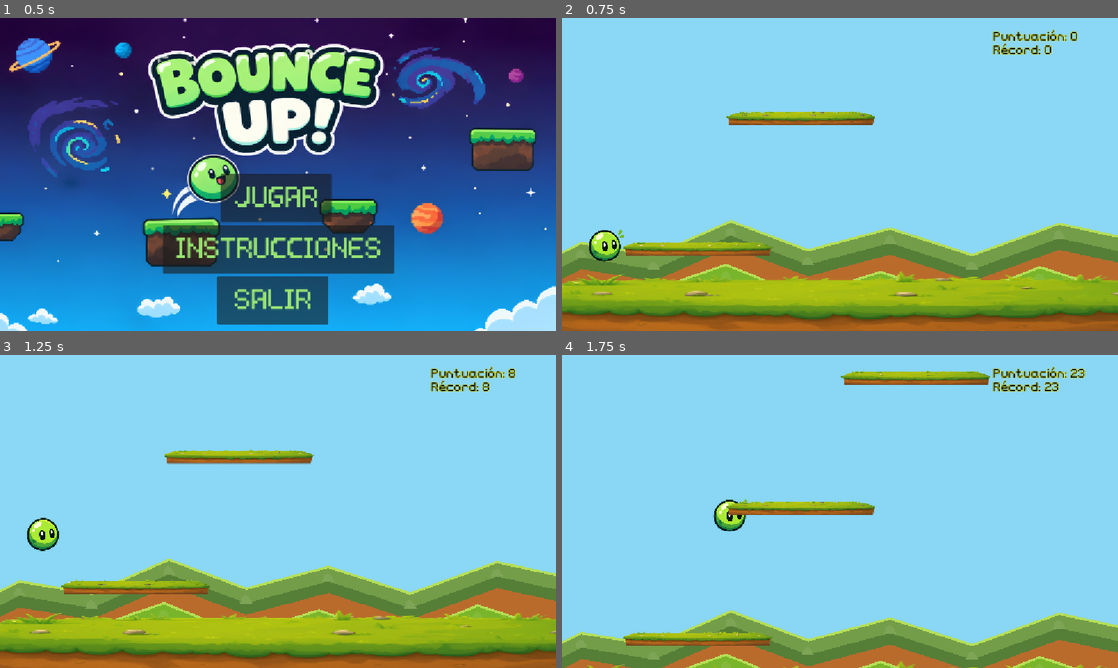
Above: before the commit, frames 1-4 (two rows, left to right).
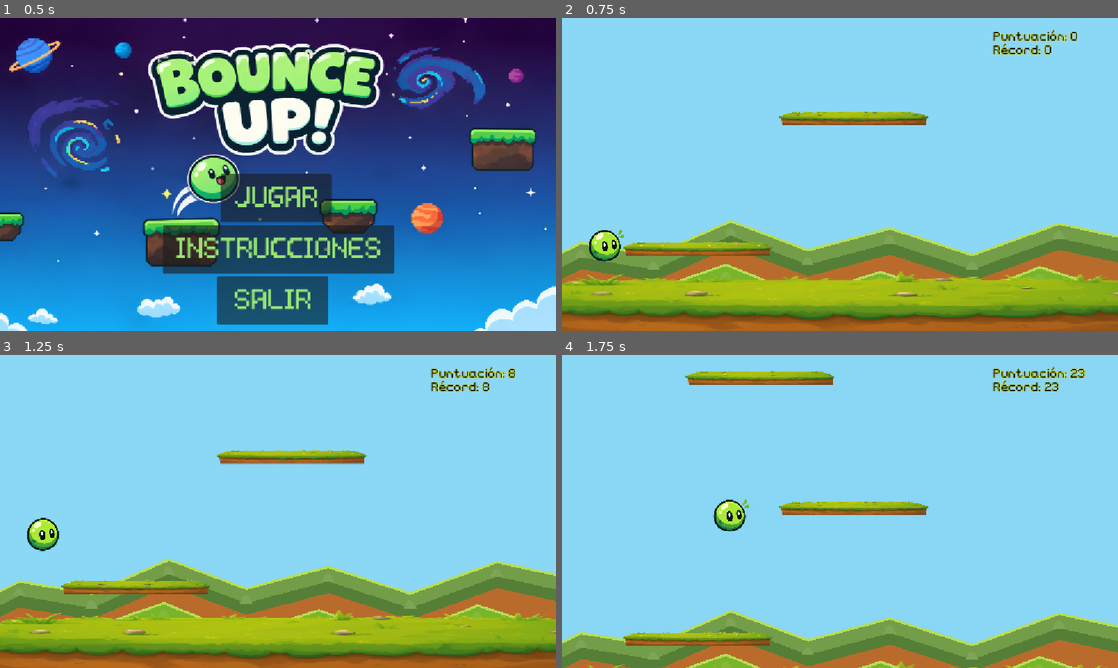
Above: after the commit, the same moments.

Repository: Miranda-511/Bounce-Up-
Game: Godot game, scene res://escenas/menu.tscn
The game is run twice, just before and just after one commit, with the same random seed, the same clock (stepped at 60 frames per second) and the same inputs.
Inputs:
- Up to frame 1 (0.5 s): no input
- Up to frame 2 (0.75 s): click "JUGAR" at 0.5 s
- Up to frame 3 (1.25 s): no input
- Up to frame 4 (1.75 s): hold Right (ui_right) from 1.28 s (still down)

Frame 1 is identical in both runs. In frame 2, 1.1% of the frame differs, in the area x 29-66%, y 29-35%; in frame 3, 1.1%; in frame 4, 3.3%, in the area x 22-77%, y 4-52%.

Commit message:
recuperación del generador, cambio de nombre de platformgenerator a automaticgenerator

Diff:
--- a/escenas/main.tscn
+++ b/escenas/main.tscn
@@ -3,9 +3,206 @@
 [ext_resource type="PackedScene" uid="uid://cfsn8nl7xmay2" path="res://escenas/player.tscn" id="1_jumxm"]
 [ext_resource type="PackedScene" uid="uid://bdaevce65k24h" path="res://escenas/background.tscn" id="2_26pgj"]
 [ext_resource type="PackedScene" uid="uid://bqijyx2j6xcjs" path="res://escenas/floor.tscn" id="3_dkga6"]
-[ext_resource type="Script" uid="uid://b1j42va45lk7k" path="res://scripts/platformgenerator.gd" id="4_68mvh"]
 [ext_resource type="FontFile" uid="uid://c4a6oj1d3qow6" path="res://font/lower-pixel.regular.otf" id="6_a8p2b"]
 [ext_resource type="AudioStream" uid="uid://c847wwhkogxee" path="res://sound/the_mountain-retro-game-593063.mp3" id="10_dg7ii"]
+
+[sub_resource type="GDScript" id="GDScript_dkga6"]
+script/source = "extends Node2D
+
+const PLATFORM_SCENE = preload(\"res://escenas/platform.tscn\")
+const ROCK_PLATFORM_SCENE = preload(\"res://escenas/platform_rock.tscn\")
+const ALIEN_SCENE = preload(\"res://escenas/alien.tscn\")
+
+# DIFICULTAD
+const VERTICAL_GAP = 270.0
+const MIN_HORIZONTAL_STEP = 140.0
+const MAX_HORIZONTAL_STEP = 420.0
+const GENERATE_AHEAD = 900.0
+
+# PLATAFORMA
+const PLATFORM_CENTER_X = 932.125
+const PLATFORM_TOP_OFFSET_Y = 481.0
+const PLATFORM_HALF_WIDTH = 140.0
+
+# POSICIÓN INICIAL
+const FLOOR_TOP_Y = 582.5
+const FIRST_PLATFORM_ABOVE_FLOOR = 110.0
+const FIRST_PLATFORM_HORIZONTAL_OFFSET = 200.0
+
+# ALTURA EN LA QUE COMIENZAN LAS PLATAFORMAS ROCOSAS
+const ROCK_START_HEIGHT = 20000.0
+
+# ALIENS
+const ALIEN_START_HEIGHT = 20000.0
+const ALIEN_VERTICAL_GAP = 810.0
+
+@onready var main: Node2D = get_parent()
+
+var player: CharacterBody2D
+var start_y: float
+var next_platform_y: float
+var last_center_x: float
+var next_alien_y: float
+
+var recent_positions: Array[float] = []
+
+func _ready():
+
+	for child in main.get_children():
+		if child is CharacterBody2D:
+			player = child
+			break
+
+	if player == null:
+		push_error(\"No se encontró al jugador.\")
+		set_process(false)
+		return
+
+	start_y = player.global_position.y
+
+	var screen_width = get_viewport_rect().size.x
+
+	last_center_x = clamp(
+		player.global_position.x + 104.6 + FIRST_PLATFORM_HORIZONTAL_OFFSET,
+		PLATFORM_HALF_WIDTH,
+		screen_width - PLATFORM_HALF_WIDTH
+	)
+
+	recent_positions.append(last_center_x)
+
+	next_platform_y = FLOOR_TOP_Y - FIRST_PLATFORM_ABOVE_FLOOR
+
+	spawn_platform(last_center_x)
+
+	next_platform_y -= VERTICAL_GAP
+
+	# El primer alien aparecerá cuando lleguemos al espacio
+	next_alien_y = start_y - ALIEN_START_HEIGHT
+
+	generate_ahead()
+
+
+func _process(_delta):
+
+	if player == null:
+		return
+
+	generate_ahead()
+
+
+func generate_ahead():
+
+	while next_platform_y > player.global_position.y - GENERATE_AHEAD:
+		create_platform()
+
+	# Generar aliens solamente en el espacio
+	while next_alien_y > player.global_position.y - GENERATE_AHEAD:
+		create_alien()
+		next_alien_y -= ALIEN_VERTICAL_GAP
+
+
+func spawn_platform(center_x: float):
+
+	var height = start_y - next_platform_y
+
+	var new_platform
+
+	# ANTES DEL ESPACIO: TIERRA
+	# EN EL ESPACIO: ROCA
+	if height >= ROCK_START_HEIGHT:
+		new_platform = ROCK_PLATFORM_SCENE.instantiate()
+	else:
+		new_platform = PLATFORM_SCENE.instantiate()
+
+	new_platform.position = Vector2(
+		center_x - PLATFORM_CENTER_X,
+		next_platform_y - PLATFORM_TOP_OFFSET_Y
+	)
+
+	main.add_child.call_deferred(new_platform)
+
+
+func create_platform():
+
+	var screen_width = get_viewport_rect().size.x
+
+	var min_x = PLATFORM_HALF_WIDTH
+	var max_x = screen_width - PLATFORM_HALF_WIDTH
+
+	var possible_positions: Array[float] = []
+
+	for attempt in range(100):
+
+		var candidate = randf_range(min_x, max_x)
+
+		var distance = abs(candidate - last_center_x)
+
+		if distance < MIN_HORIZONTAL_STEP:
+			continue
+
+		if distance > MAX_HORIZONTAL_STEP:
+			continue
+
+		var repeated = false
+
+		for i in range(max(0, recent_positions.size() - 2)):
+
+			if abs(candidate - recent_positions[i]) < 170.0:
+				repeated = true
+				break
+
+		if not repeated:
+			possible_positions.append(candidate)
+
+	var new_x = last_center_x
+
+	if possible_positions.size() > 0:
+
+		new_x = possible_positions[
+			randi_range(0, possible_positions.size() - 1)
+		]
+
+	else:
+
+		var direction = -1.0 if randf() < 0.5 else 1.0
+
+		new_x = clamp(
+			last_center_x + direction * randf_range(180.0, 300.0),
+			min_x,
+			max_x
+		)
+
+	spawn_platform(new_x)
+
+	recent_positions.append(new_x)
+
+	if recent_positions.size() > 3:
+		recent_positions.pop_front()
+
+	last_center_x = new_x
+
+	next_platform_y -= VERTICAL_GAP
+
+
+func create_alien():
+
+	var screen_width = get_viewport_rect().size.x
+
+	# Evitamos que aparezca pegado al borde
+	var min_x = 100.0
+	var max_x = screen_width - 100.0
+
+	var alien_x = randf_range(min_x, max_x)
+
+	var alien = ALIEN_SCENE.instantiate()
+
+	alien.global_position = Vector2(
+		alien_x,
+		next_alien_y
+	)
+
+	main.add_child.call_deferred(alien)
+"
 
 [sub_resource type="LabelSettings" id="LabelSettings_kkt6c"]
 font = ExtResource("6_a8p2b")
@@ -25,8 +222,8 @@
 position = Vector2(576, 333)
 drag_vertical_enabled = true
 
-[node name="PlatformGenerator" type="Node2D" parent="." unique_id=356150963]
-script = ExtResource("4_68mvh")
+[node name="AutomaticGenerator" type="Node2D" parent="." unique_id=356150963]
+script = SubResource("GDScript_dkga6")
 
 [node name="CanvasLayer" type="CanvasLayer" parent="." unique_id=1286689389]
 
Renamed: scripts/platformgenerator.gd -> scripts/automaticgenerator.gd
Not shown, added: scripts/automaticgenerator.gd.uid
Not shown, removed: scripts/platformgenerator.gd.uid
